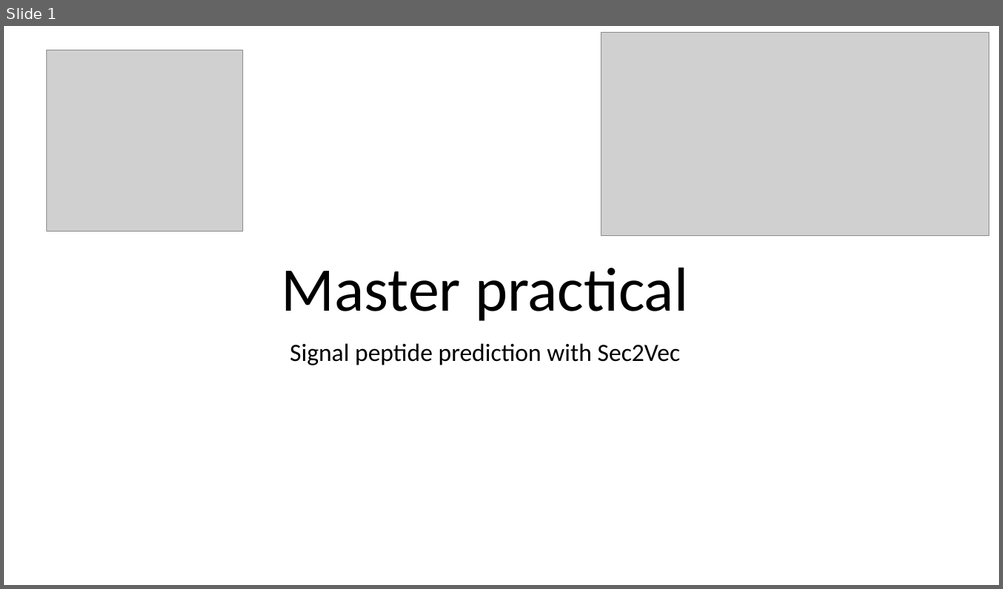
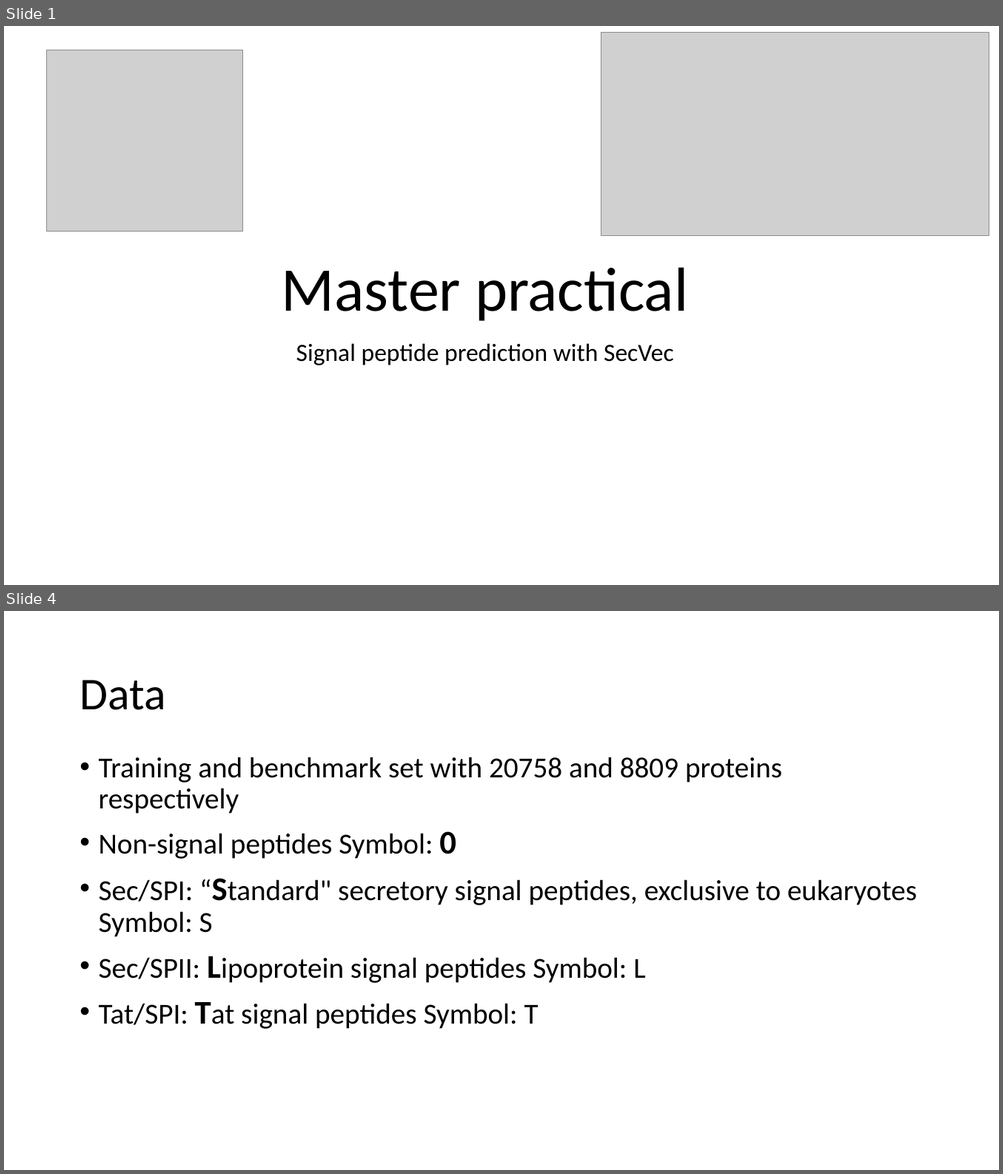
Before and after one commit to tomthun/Masterpraktikum, a slide deck: Presentation&Manuscript/PresentationMasterpractical.pptx. Shown one above the other, each under a label of ours: slide 1 before the commit, slides 1 and 4 after it; the slides between them are not shown. The pictures are 1003x589 and 1003x1174 pixels, drawn with LibreOffice and Linux fonts; fonts in the diff are those of the drawing; grey boxes stand for pictures. Boxes give left, top, right and bottom in pixels: in the first picture for what was removed or moved away, otherwise in the second. Text is boxed around its words. In the diff, an @@ line names an element or a change of style, - is before the commit and + after.

```diff
--- a/Presentation&Manuscript/PresentationMasterpractical.pptx
+++ b/Presentation&Manuscript/PresentationMasterpractical.pptx
@@ slide 4 added at bbox=[4, 611, 999, 1170], background #FFFFFF @@
@@ title added at bbox=[79, 680, 165, 710], 44 pt, text #000000 @@
+Data
@@ text added at bbox=[99, 757, 916, 1029], 28 pt, text #000000 @@
+• Training and benchmark set with 20758 and 8809 proteins respectively
+• Non-signal peptides Symbol: 0
+• Sec/SPI: “Standard" secretory signal peptides, exclusive to eukaryotes Symbol: S
+• Sec/SPII: Lipoprotein signal peptides Symbol: L
+• Tat/SPI: Tat signal peptides Symbol: T
@@ slide 1 changed as well @@
@@ subtitle at bbox=[296, 343, 674, 366]: text changed @@
-Signal peptide prediction with Sec2Vec
+Signal peptide prediction with SecVec
```
Also in this commit, not shown: 9 other slides added, 5 other files.
